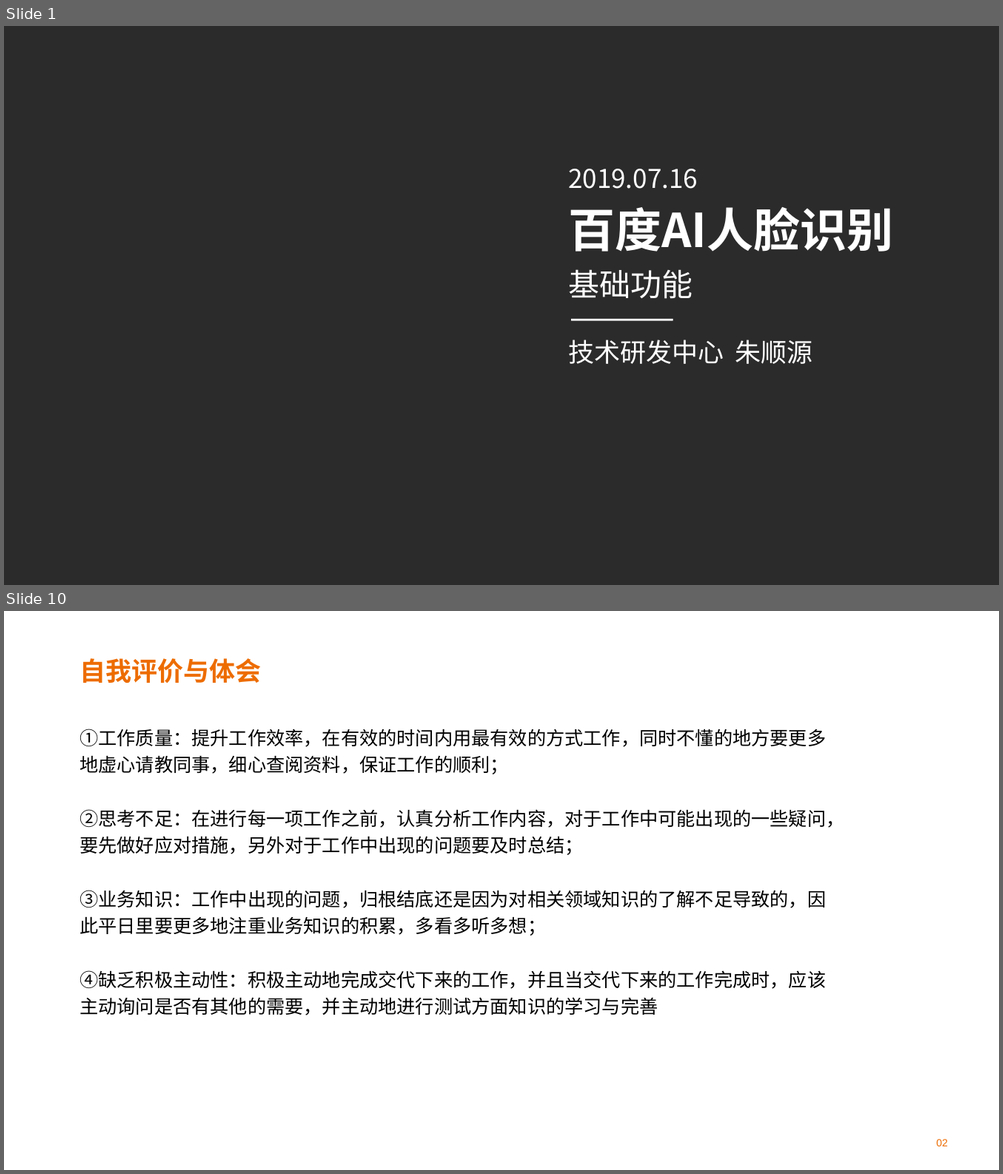
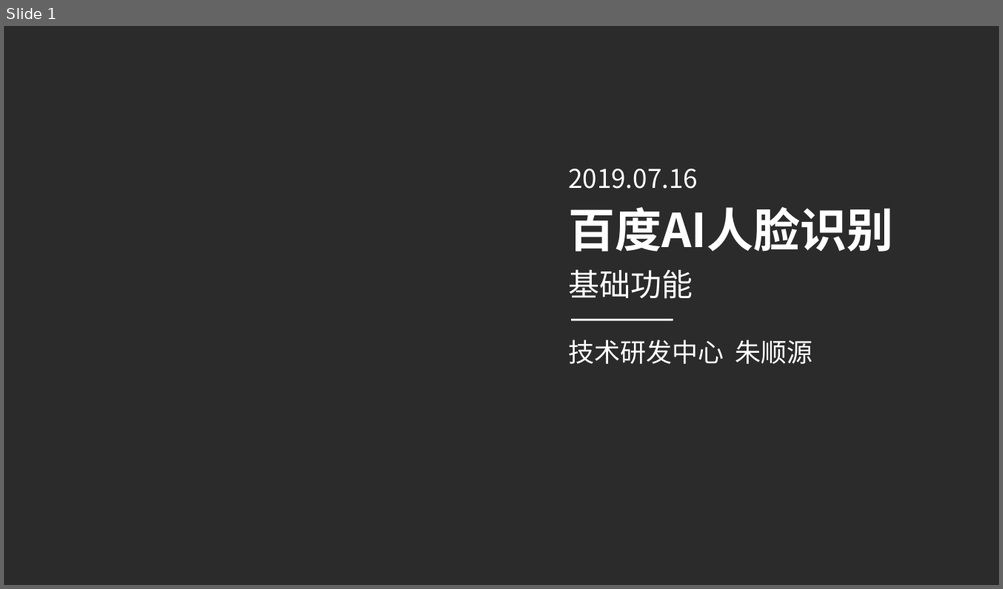
Before and after one commit to XiuyeXYE/BaiDuAI, a slide deck: BaiduAI.pptx. Shown one above the other, each under a label of ours: slides 1 and 10 before the commit, slide 1 after it; the slides between them are not shown. The pictures are 1003x1174 and 1003x589 pixels, drawn with LibreOffice and Linux fonts; fonts in the diff are those of the drawing; background and template pictures are left out; a plain dark background stands for a picture behind light text. Boxes give left, top, right and bottom in pixels: in the first picture for what was removed or moved away, otherwise in the second. Text is boxed around its words. In the diff, an @@ line names an element or a change of style, - is before the commit and + after.

```diff
--- a/BaiduAI.pptx
+++ b/BaiduAI.pptx
@@ slide 10 removed at bbox=[4, 611, 999, 1170], background picture (left out) @@
@@ title removed at bbox=[79, 658, 261, 684] @@
-自我评价与体会
@@ text removed at bbox=[79, 729, 844, 1016] @@
-①工作质量：提升工作效率，在有效的时间内用最有效的方式工作，同时不懂的地方要更多地虚心请教同事，细心查阅资料，保证工作的顺利；
-②思考不足：在进行每一项工作之前，认真分析工作内容，对于工作中可能出现的一些疑问，要先做好应对措施，另外对于工作中出现的问题要及时总结；
-③业务知识：工作中出现的问题，归根结底还是因为对相关领域知识的了解不足导致的，因此平日里要更多地注重业务知识的积累，多看多听多想；
-④缺乏积极主动性：积极主动地完成交代下来的工作，并且当交代下来的工作完成时，应该主动询问是否有其他的需要，并主动地进行测试方面知识的学习与完善
@@ text removed at bbox=[936, 1139, 948, 1147] @@
-02
```
Also in this commit, not shown: 6 slides changed, 7 slides added, 4 other slides removed, 5 other files.
